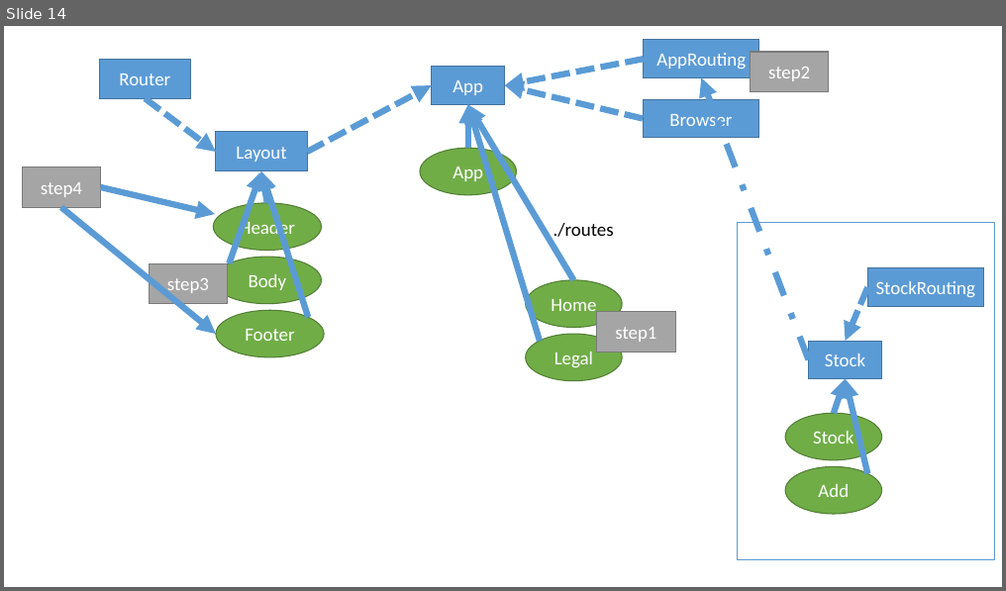
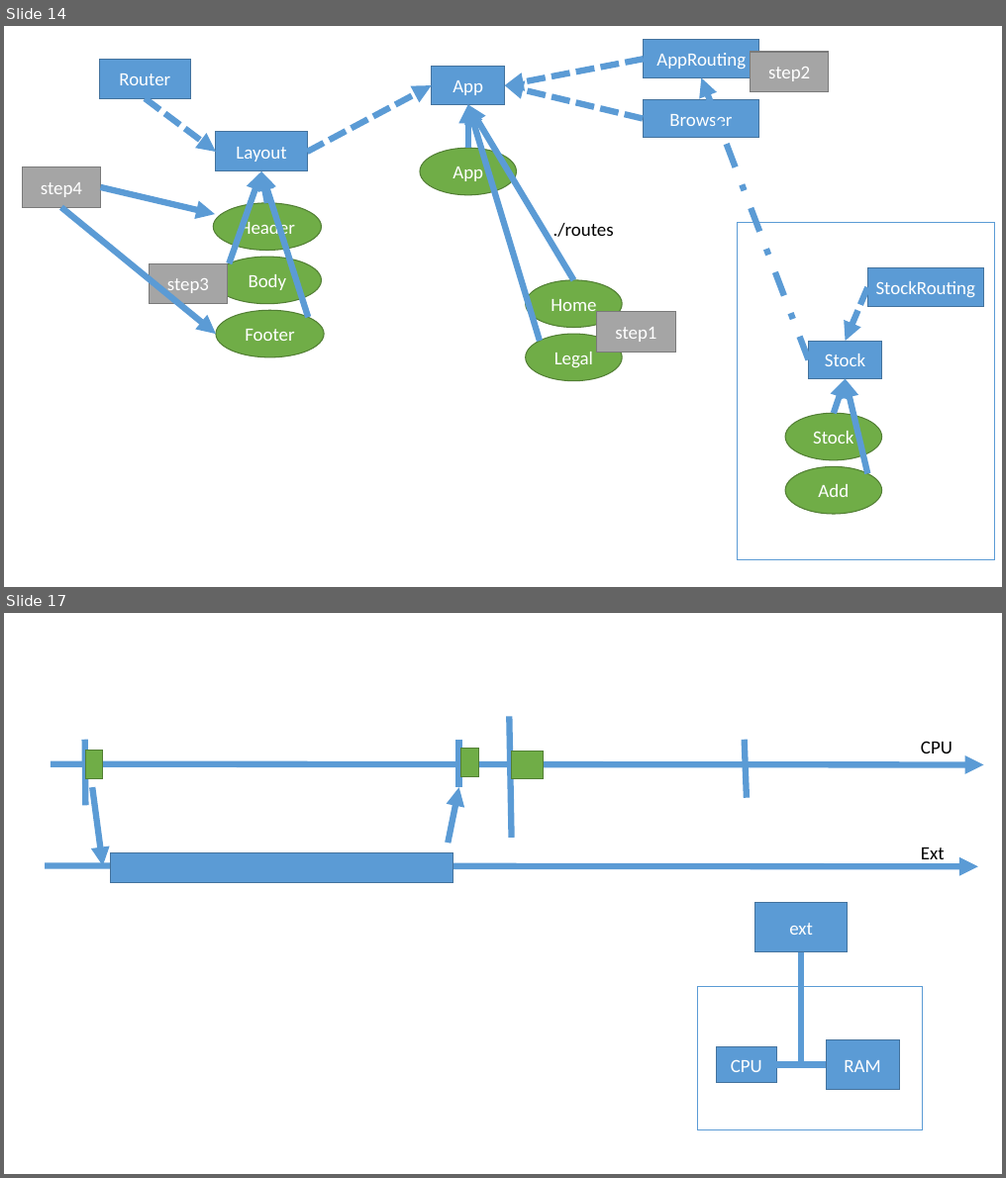
Before and after one commit to jlg-formation/agupa1-july-2023, a slide deck: notes.pptx. Shown one above the other, each under a label of ours: slide 14 before the commit, slides 14 and 17 after it; the slides between them are not shown. The pictures are 1006x591 and 1006x1178 pixels, drawn with LibreOffice and Linux fonts; fonts in the diff are those of the drawing. Boxes give left, top, right and bottom in pixels: in the first picture for what was removed or moved away, otherwise in the second. Text is boxed around its words. In the diff, an @@ line names an element or a change of style, - is before the commit and + after.

```diff
--- a/notes.pptx
+++ b/notes.pptx
@@ slide 17 added at (4, 613, 1002, 1174), background #FFFFFF @@
@@ line added from (509, 716) to (512, 838), #5B9BD5 6 pt @@
@@ line added from (85, 740) to (85, 805), #5B9BD5 6 pt @@
@@ rectangle added at (85, 750, 103, 778), fill #70AD47, outline #538035 1 pt @@
@@ line added from (459, 740) to (459, 787), #5B9BD5 6 pt @@
@@ rectangle added at (461, 748, 478, 776), fill #70AD47, outline #538035 1 pt @@
@@ rectangle added at (512, 751, 543, 779), fill #70AD47, outline #538035 1 pt @@
@@ line added from (745, 740) to (746, 798), #5B9BD5 6 pt @@
@@ text added at (921, 741, 952, 754), 18 pt, text #000000 @@
+CPU
@@ arrow added from (51, 764) to (984, 765), #5B9BD5 6 pt @@
@@ arrow added from (92, 787) to (103, 866), #5B9BD5 6 pt @@
@@ arrow added from (448, 843) to (459, 787), #5B9BD5 6 pt @@
@@ text added at (921, 848, 944, 864), 18 pt, text #000000 @@
+Ext
@@ arrow added from (46, 866) to (979, 866), #5B9BD5 6 pt @@
@@ rectangle added at (110, 854, 453, 882), fill #5B9BD5, outline #43739E 1 pt @@
@@ rectangle added at (754, 903, 847, 953), fill #5B9BD5, outline #43739E 1 pt, 18 pt, text #FFFFFF @@
+ext
@@ line added from (801, 1065) to (801, 952), #5B9BD5 6 pt @@
@@ rectangle added at (698, 986, 923, 1131), fill #FFFFFF, outline #5B9BD5 1 pt @@
@@ rectangle added at (717, 1048, 776, 1083), fill #5B9BD5, outline #43739E 1 pt, 18 pt, text #FFFFFF @@
+CPU
@@ rectangle added at (826, 1041, 899, 1090), fill #5B9BD5, outline #43739E 1 pt, 18 pt, text #FFFFFF @@
+RAM
@@ line added from (776, 1065) to (826, 1065), #5B9BD5 6 pt @@
```
Also in this commit, not shown: 1 slide changed, 7 other slides added.
